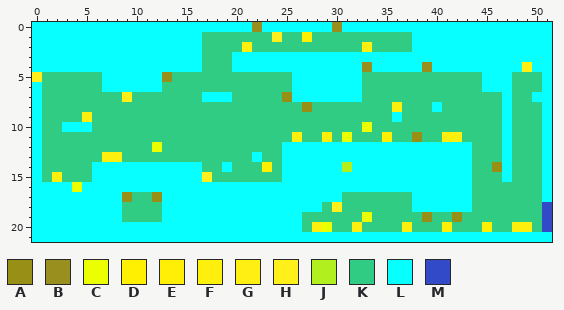
A pixel-art sprite gets an edit: src/main/resources/images/levels/level1_layer2.png. That is the earlier state.
The file is 52x22 pixels. Colours within 5 levels of each other are drawn and written as one.
Palette (. is transparent): A #988f17  B #988f1f  C #ebff00  D #ffef00  E #ffef06  F #ffef0c  G #ffef12  H #ffef1a  J #b1f01e  K #31cc83  L #08ffff  M #3249c8
New version:
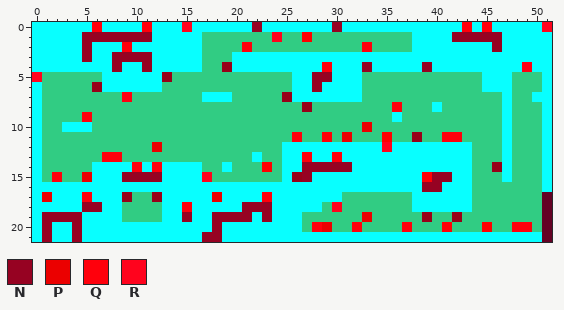
Colours new in this view: N #960222  P #eb0000  Q #ff000c  R #ff031d
Changes in this commit:
@@ palette @@
-A #988f17
+A #980018
-D #ffef00
+D #ff0000
-E #ffef06
+E #ff0006
-G #ffef12
+G #ff0012
-M #3249c8
+M #640224
@@ x 0..51 @@
- 0 LLLLLLLLLLLLLLLLLLLLLLBLLLLLLLBLLLLLLLLLLLLLLLLLLLLL
- 1 LLLLLLLLLLLLLLLLLKKKKKKKHKKDKKKKKKKKKKLLLLLLLLLLLLLL
- 2 LLLLLLLLLLLLLLLLLKKKKFKKKKKKKKKKKFKKKKLLLLLLLLLLLLLL
- 3 LLLLLLLLLLLLLLLLLKKKLLLLLLLLLLLLLLLLLLLLLLLLLLLLLLLL
- 4 LLLLLLLLLLLLLLLLLKKKLLLLLLLLLLLLLBLLLLLBLLLLLLLLLGLL
- 5 HKKKKKKLLLLLLAKKKKKKKKKKKKLLLLLLLKKKKKKKKKKKKLLLKKKL
- 6 LKKKKKKLLLLLLKKKKKKKKKKKKKLLLLLLLKKKKKKKKKKKKLLLKKKL
+ 0 LLLLLLQLLLLQLLLRLLLLLLNLLLLLLLNLLLLLLLLLLLLQLQLLLLLR
+ 1 LLLLLNNNNNNNLLLLLKKKKKKKRKKDKKKKKKKKKKLLLLNNNNNLLLLL
+ 2 LLLLLNLLLQLLLLLLLKKKKQKKKKKKKKKKKQKKKKLLLLLLLLNLLLLL
+ 3 LLLLLNLLNNNNLLLLLKKKLLLLLLLLLLLLLLLLLLLLLLLLLLLLLLLL
+ 4 LLLLLLLLNLLNLLLLLKKALLLLLLLLLQLLLNLLLLLNLLLLLLLLLGLL
+ 5 RKKKKKKLLLLLLAKKKKKKKKKKKKLLNNLLLKKKKKKKKKKKKLLLKKKL
+ 6 LKKKKKALLLLLLKKKKKKKKKKKKKLLNLLLLKKKKKKKKKKKKLLLKKKL
  7 LKKKKKKKKGKKKKKKKLLLKKKKKALLLLLLLKKKKKKKKKKKKKKLKKLL
- 8 LKKKKKKKKKKKKKKKKKKKKKKKKKKAKKKKKKKKFKKKLKKKKKKLKKKL
- 9 LKKKKFKKKKKKKKKKKKKKKKKKKKKKKKKKKKKKLKKKKKKKKKKLKKKL
-10 LKKLLLKKKKKKKKKKKKKKKKKKKKKKKKKKKCKKKKKKKKKKKKKLKKKL
-11 LKKKKKKKKKKKKKKKKKKKKKKKKKFKKEKCKKKDKKAKKFFKKKKLKKKL
-12 LKKKKKKKKKKKCKKKKKKKKKKKKLLLLLLLLLLLLLLLLLLLKKKLKKKL
-13 LKKKKKKFFKKKKKKKKKKKKKLKKLLLLLLLLLLLLLLLLLLLKKKLKKKL
-14 LKKKKKLLLLLLLLLLLKKLKKKDKLLLLLLJLLLLLLLLLLLLKKALKKKL
-15 LKFKKKLLLLLLLLLLLHKKKKKKKLLLLLLLLLLLLLLLLLLLKKKLKKKL
-16 LLLLCLLLLLLLLLLLLLLLLLLLLLLLLLLLLLLLLLLLLLLLKKKKKKKL
-17 LLLLLLLLLAKKALLLLLLLLLLLLLLLLLLKKKKKKKLLLLLLKKKKKKKL
-18 LLLLLLLLLKKKKLLLLLLLLLLLLLLLLKHKKKKKKKLLLLLLKKKKKKKM
-19 LLLLLLLLLKKKKLLLLLLLLLLLLLLKKKKKKCKKKKKAKKAKKKKKKKKM
-20 LLLLLLLLLLLLLLLLLLLLLLLLLLLKFCKKFKKKKFKKKEKKKDKKFFKM
-21 LLLLLLLLLLLLLLLLLLLLLLLLLLLLLLLLLLLLLLLLLLLLLLLLLLLL
+ 8 LKKKKKKKKKKKKKKKKKKKKKKKKKKAKKKKKKKKQKKKLKKKKKKLKKKL
+ 9 LKKKKQKKKKKKKKKKKKKKKKKKKKKKKKKKKKKKLKKKKKKKKKKLKKKL
+10 LKKLLLKKKKKKKKKKKKKKKKKKKKKKKKKKKPKKKKKKKKKKKKKLKKKL
+11 LKKKKKKKKKKKKKKKKKKKKKKKKKQKKEKPKKKDKKAKKQQKKKKLKKKL
+12 LKKKKKKKKKKKPKKKKKKKKKKKKLLLLLLLLLLRLLLLLLLLKKKLKKKL
+13 LKKKKKKQQKKKKKKKKKKKKKLKKLLQLLQLLLLLLLLLLLLLKKKLKKKL
+14 LKKKKKLLLLQLQLLLLKKLKKKDKLLNNNNNLLLLLLLLLLLLKKALKKKL
+15 LKQKKPLLLNNNNLLLLRKKKKKKKLANLLLLLLLLLLLENNLLKKKLKKKL
+16 LLLLLLLLLLLLLLLLLLLLLLLLLLLLLLLLLLLLLLLNNLLLKKKKKKKL
+17 LPLLLQLLLAKKALLLLLPLLLLQLLLLLLLKKKKKKKLLLLLLKKKKKKKM
+18 LLLLLNNLLKKKKLLQLLLLLNNNLLLLLKRKKKKKKKLLLLLLKKKKKKKM
+19 LNNNNLLLLKKKKLLNLLNNNNLNLLLKKKKKKPKKKKKAKKAKKKKKKKKM
+20 LNLLNLLLLLLLLLLLLLNLLLLLLLLKQPKKQKKKKQKKKEKKKDKKQQKM
+21 LNLLNLLLLLLLLLLLLNNLLLLLLLLLLLLLLLLLLLLLLLLLLLLLLLLM
Where, in picture pixels (left, top, right, bottom), the same in both pictures:
changed: (32, 22, 552, 242)
